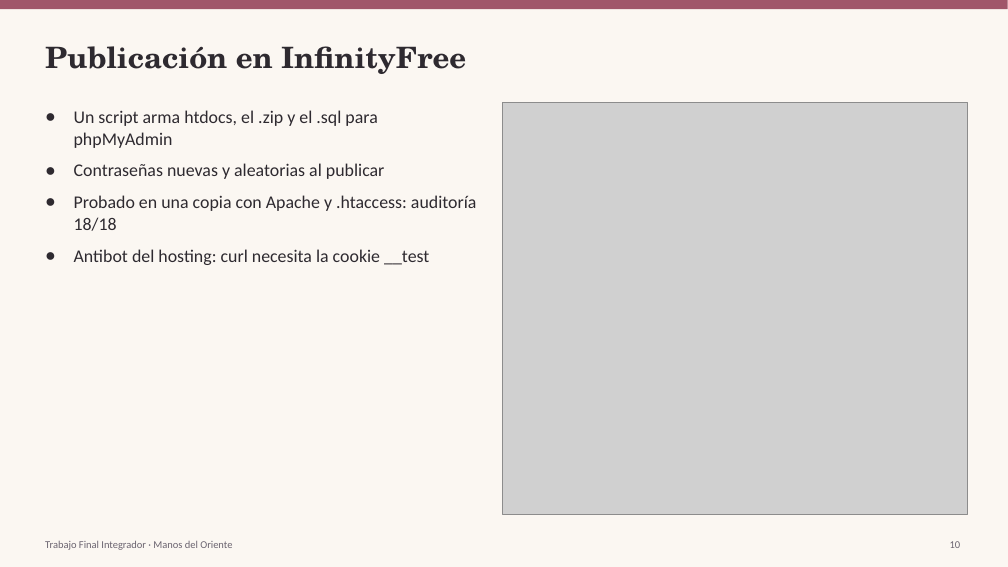
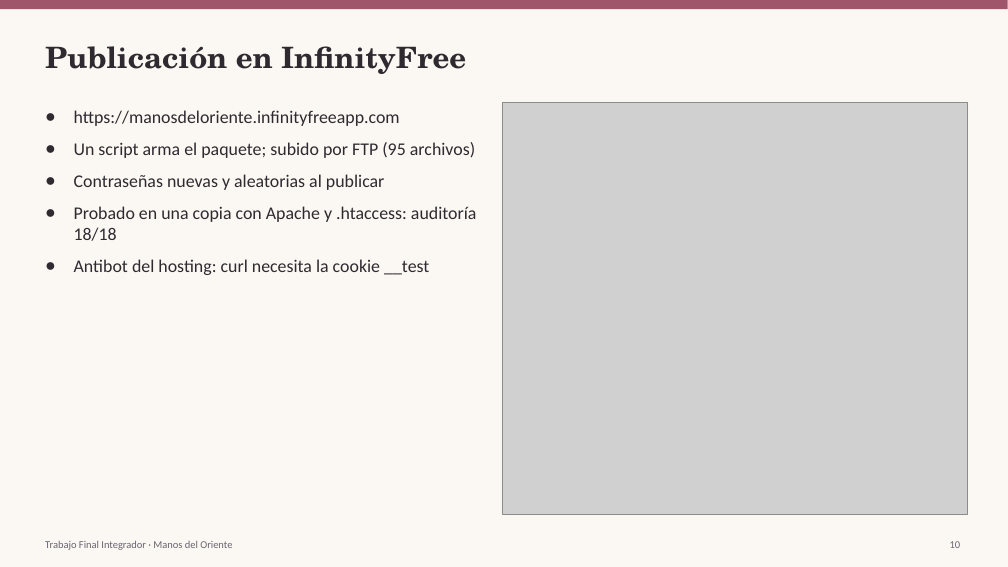
Before and after one commit to TecnologiaWeb2/Tecnologiaweb2, a slide deck: slide 10 of docs/proyecto-final/Presentacion_Proyecto_Final.pptx. Drawn at 1008x567 pixels with LibreOffice and Linux fonts; fonts in the diff are those of the drawing; grey boxes stand for pictures. Boxes give left, top, right and bottom in pixels: in the first picture for what was removed or moved away, otherwise in the second. Text is boxed around its words. In the diff, an @@ line names an element or a change of style, - is before the commit and + after.

```diff
--- a/docs/proyecto-final/Presentacion_Proyecto_Final.pptx
+++ b/docs/proyecto-final/Presentacion_Proyecto_Final.pptx
@@ text at (74,110,475,158): text changed @@
-● Un script arma htdocs, el .zip y el .sql para phpMyAdmin
+● https://manosdeloriente.infinityfreeapp.com
+● Un script arma el paquete; subido por FTP (95 archivos)
```
Also in this commit, not shown: 1 other slide changed, 10 other files.
